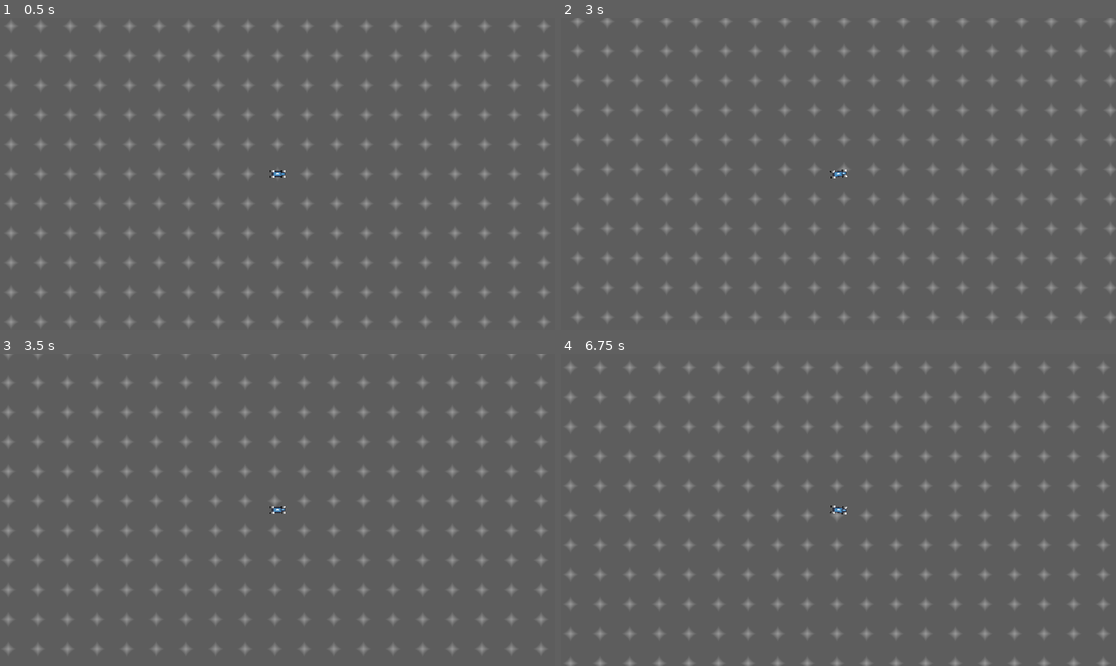
Above: before the commit, frames 1-4 (two rows, left to right).
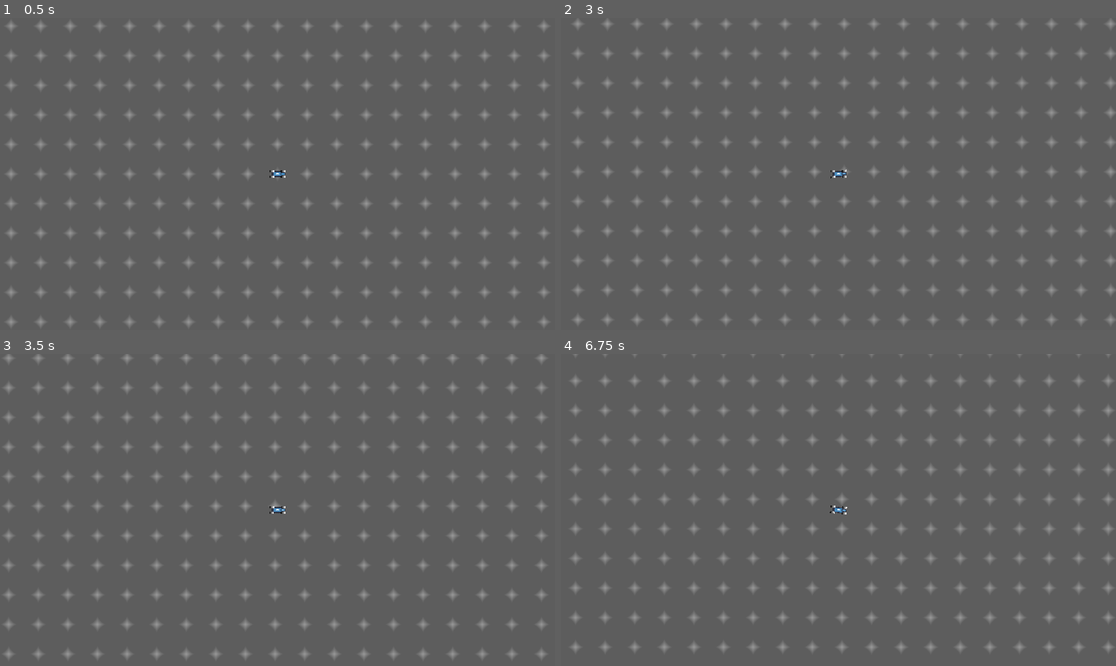
Above: after the commit, the same moments.

Repository: TeddySauyet/AIDriver
Game: Godot game, scene res://src/car/tests/infini_test.tscn
Two runs of this game, one before a commit and one after it. Both use one fixed random seed, a clock stepped at 60 frames per second and the inputs below. The project has no main scene, so this scene is started directly. The engine's default icon, where the game draws it, is replaced by a stand-in: a white triangle on a blue panel in a dark square.
Inputs:
- Up to frame 1 (0.5 s): no input
- Up to frame 2 (3 s): tap Enter at 0.5 s; hold Space (backup) from 0.53 s (still down); tap A (a) at 0.6 s; tap D (d) at 0.8, 1.35 s; tap S (s) at 1.55 s; hold S (s) 2.03-2.78 s; tap W (w) at 2.3, 2.85 s
- Up to frame 3 (3.5 s): keep holding Space (backup); tap A (a) at 3.05 s
- Up to frame 4 (6.75 s): keep holding Space (backup); tap A (a) at 3.6, 6.05, 6.6 s; tap D (d) at 3.8, 4.35 s; tap S (s) at 4.55 s; hold S (s) 5.03-5.78 s; tap W (w) at 5.3, 5.85 s

Frame 1 is identical in both runs. In frame 2, less than 0.1% of the frame differs, in the area x 2-100%, y 0-78%; in frame 3, 6.0%; in frame 4, 8.3%, in the area x 1-100%, y 0-100%.

Commit message:
I think it is time to wrap this up into a single car, rather than worrying about the indivudal wheels. The forces don't quite add up

Diff:
--- a/src/car/car.gd
+++ b/src/car/car.gd
@@ -29,17 +29,22 @@
 	var locations = []
 	#print(turn)
 
+	#print(angular_velocity,linear_velocity)
+
 	for wheel in front_wheels:
+		var perp_velocity := wheel.transform.origin.rotated(PI/2).rotated(-transform.x.angle())*angular_velocity
 		wheel.mass = mass/4
 		wheel.angle = turn * wasd_turn_angle
-		var f := wheel.get_response_force(vel_for_wheel,0.0,braking)
+		var f := wheel.get_response_force(vel_for_wheel+perp_velocity,0.0,braking)
 		f = f.rotated(transform.x.angle())
 		total_forces.push_back(f)
 		locations.push_back(wheel.global_position - global_position)
 
 	for wheel in back_wheels:
 		wheel.mass = mass/4
-		var f := wheel.get_response_force(vel_for_wheel,driving,braking)
+		var perp_velocity := wheel.transform.origin.rotated(PI/2).rotated(-transform.x.angle())*angular_velocity
+
+		var f := wheel.get_response_force(vel_for_wheel+perp_velocity,driving,braking)
 		f = f.rotated(transform.x.angle())
 		total_forces.push_back(f)
 		locations.push_back(wheel.global_position - global_position)
